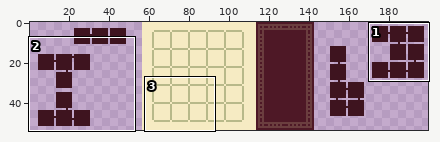
Two versions of one pixel-art file, art_workspace/levels/m_level3.aseprite. Above: a wide view before the commit, with the close-up outlined.
Close-up. Before the edit:
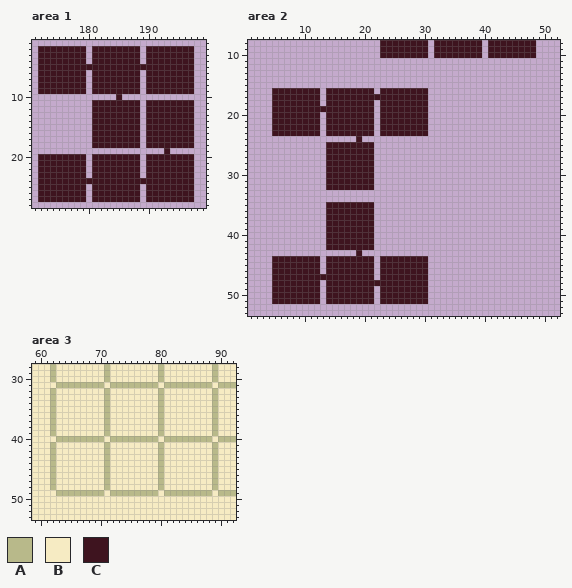
200x54 pixels, 1 frame. Shown: area 1: x 171..199, y 1..28; area 2: x 1..52, y 8..53; area 3: x 59..92, y 28..53. The wide view leaves out empty margins.
Visible layers, top first: "Layer 3", "Layer 1", "Layer 2".
Palette (. is transparent): A #b8b98a  B #f6ebc3  C #3e141f
Pixels before, area 1, first column x 172:
 2 CCCCCCCC.CCCCCCCC.CCCCCCCC
 3 CCCCCCCC.CCCCCCCC.CCCCCCCC
 4 CCCCCCCC.CCCCCCCC.CCCCCCCC
 5 CCCCCCCCCCCCCCCCCCCCCCCCCC
 6 CCCCCCCC.CCCCCCCC.CCCCCCCC
 7 CCCCCCCC.CCCCCCCC.CCCCCCCC
 8 CCCCCCCC.CCCCCCCC.CCCCCCCC
 9 CCCCCCCC.CCCCCCCC.CCCCCCCC
10 .............C............
11 .........CCCCCCCC.CCCCCCCC
12 .........CCCCCCCC.CCCCCCCC
13 .........CCCCCCCC.CCCCCCCC
14 .........CCCCCCCC.CCCCCCCC
15 .........CCCCCCCC.CCCCCCCC
16 .........CCCCCCCC.CCCCCCCC
17 .........CCCCCCCC.CCCCCCCC
18 .........CCCCCCCC.CCCCCCCC
19 .....................C....
20 CCCCCCCC.CCCCCCCC.CCCCCCCC
21 CCCCCCCC.CCCCCCCC.CCCCCCCC
22 CCCCCCCC.CCCCCCCC.CCCCCCCC
23 CCCCCCCC.CCCCCCCC.CCCCCCCC
24 CCCCCCCCCCCCCCCCCCCCCCCCCC
25 CCCCCCCC.CCCCCCCC.CCCCCCCC
26 CCCCCCCC.CCCCCCCC.CCCCCCCC
27 CCCCCCCC.CCCCCCCC.CCCCCCCC
Pixels before, area 2, first column x 5:
 8 ..................CCCCCCCC.CCCCCCCC.CCCCCCCC
 9 ..................CCCCCCCC.CCCCCCCC.CCCCCCCC
10 ..................CCCCCCCC.CCCCCCCC.CCCCCCCC
11 ............................................
12 ............................................
13 ............................................
14 ............................................
15 ............................................
16 CCCCCCCC.CCCCCCCC.CCCCCCCC..................
17 CCCCCCCC.CCCCCCCCCCCCCCCCC..................
18 CCCCCCCC.CCCCCCCC.CCCCCCCC..................
19 CCCCCCCCCCCCCCCCC.CCCCCCCC..................
20 CCCCCCCC.CCCCCCCC.CCCCCCCC..................
21 CCCCCCCC.CCCCCCCC.CCCCCCCC..................
22 CCCCCCCC.CCCCCCCC.CCCCCCCC..................
23 CCCCCCCC.CCCCCCCC.CCCCCCCC..................
24 ..............C.............................
25 .........CCCCCCCC...........................
26 .........CCCCCCCC...........................
27 .........CCCCCCCC...........................
28 .........CCCCCCCC...........................
29 .........CCCCCCCC...........................
30 .........CCCCCCCC...........................
31 .........CCCCCCCC...........................
32 .........CCCCCCCC...........................
33 ............................................
34 ............................................
35 .........CCCCCCCC...........................
36 .........CCCCCCCC...........................
37 .........CCCCCCCC...........................
38 .........CCCCCCCC...........................
39 .........CCCCCCCC...........................
40 .........CCCCCCCC...........................
41 .........CCCCCCCC...........................
42 .........CCCCCCCC...........................
43 ..............C.............................
44 CCCCCCCC.CCCCCCCC.CCCCCCCC..................
45 CCCCCCCC.CCCCCCCC.CCCCCCCC..................
46 CCCCCCCC.CCCCCCCC.CCCCCCCC..................
47 CCCCCCCCCCCCCCCCC.CCCCCCCC..................
48 CCCCCCCC.CCCCCCCCCCCCCCCCC..................
49 CCCCCCCC.CCCCCCCC.CCCCCCCC..................
50 CCCCCCCC.CCCCCCCC.CCCCCCCC..................
51 CCCCCCCC.CCCCCCCC.CCCCCCCC..................
Pixels before, area 3, first column x 59:
28 BBBABBBBBBBBABBBBBBBBABBBBBBBBABBB
29 BBBABBBBBBBBABBBBBBBBABBBBBBBBABBB
30 BBBABBBBBBBBABBBBBBBBABBBBBBBBABBB
31 BBBBAAAAAAAABAAAAAAAABAAAAAAAABAAA
32 BBBABBBBBBBBABBBBBBBBABBBBBBBBABBB
33 BBBABBBBBBBBABBBBBBBBABBBBBBBBABBB
34 BBBABBBBBBBBABBBBBBBBABBBBBBBBABBB
35 BBBABBBBBBBBABBBBBBBBABBBBBBBBABBB
36 BBBABBBBBBBBABBBBBBBBABBBBBBBBABBB
37 BBBABBBBBBBBABBBBBBBBABBBBBBBBABBB
38 BBBABBBBBBBBABBBBBBBBABBBBBBBBABBB
39 BBBABBBBBBBBABBBBBBBBABBBBBBBBABBB
40 BBBBAAAAAAAABAAAAAAAABAAAAAAAABAAA
41 BBBABBBBBBBBABBBBBBBBABBBBBBBBABBB
42 BBBABBBBBBBBABBBBBBBBABBBBBBBBABBB
43 BBBABBBBBBBBABBBBBBBBABBBBBBBBABBB
44 BBBABBBBBBBBABBBBBBBBABBBBBBBBABBB
45 BBBABBBBBBBBABBBBBBBBABBBBBBBBABBB
46 BBBABBBBBBBBABBBBBBBBABBBBBBBBABBB
47 BBBABBBBBBBBABBBBBBBBABBBBBBBBABBB
48 BBBABBBBBBBBABBBBBBBBABBBBBBBBABBB
49 BBBBAAAAAAAABAAAAAAAABAAAAAAAABAAA
50 BBBBBBBBBBBBBBBBBBBBBBBBBBBBBBBBBB
51 BBBBBBBBBBBBBBBBBBBBBBBBBBBBBBBBBB
52 BBBBBBBBBBBBBBBBBBBBBBBBBBBBBBBBBB
53 BBBBBBBBBBBBBBBBBBBBBBBBBBBBBBBBBB
And afterwards:
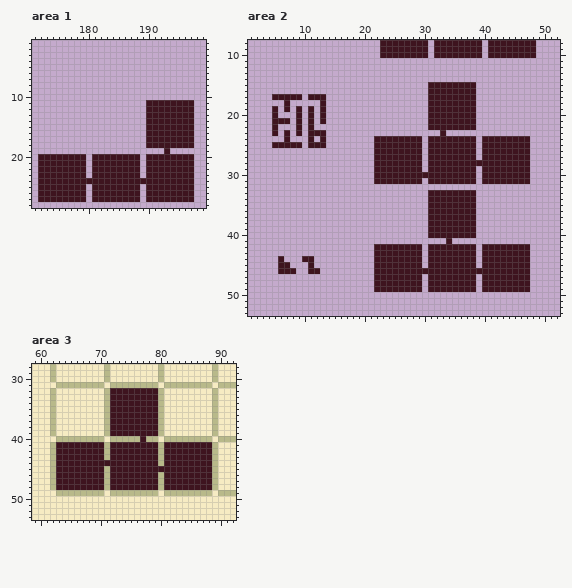
Edits made:
Area 1, layer "Layer 3":
y 2..4: x 172..179 CCCCCCCC -> ........; x 181..188 CCCCCCCC -> ........; x 190..197 CCCCCCCC -> ........
y 5: x 172..197 CCCCCCCCCCCCCCCCCCCCCCCCCC -> ..........................
y 6..9: x 172..179 CCCCCCCC -> ........; x 181..188 CCCCCCCC -> ........; x 190..197 CCCCCCCC -> ........
y 10: x 185 C -> .
y 11..18: x 181..188 CCCCCCCC -> ........
Area 2, layer "Layer 3":
y 15: x 31..38 ........ -> CCCCCCCC
y 16: x 5..12 CCCCCCCC -> ........; x 14..21 CCCCCCCC -> ........; x 23..38 CCCCCCCC........ -> ........CCCCCCCC
y 17: x 10 C -> .; x 13..38 .CCCCCCCCCCCCCCCCC........ -> C.................CCCCCCCC
y 18: x 5..6 CC -> ..; x 8..21 CCCCC.CCCCCCCC -> .....C........; x 23..38 CCCCCCCC........ -> ........CCCCCCCC
y 19: x 6 C -> .; x 8 C -> .; x 10 C -> .; x 12 C -> .; x 14..21 CCCCCCCC -> ........; x 23..38 CCCCCCCC........ -> ........CCCCCCCC
y 20: x 6..8 CCC -> ...; x 10 C -> .; x 12..21 C.CCCCCCCC -> .C........; x 23..38 CCCCCCCC........ -> ........CCCCCCCC
y 21: x 8 C -> .; x 10 C -> .; x 12..21 C.CCCCCCCC -> .C........; x 23..38 CCCCCCCC........ -> ........CCCCCCCC
y 22: x 6..8 CCC -> ...; x 10 C -> .; x 12 C -> .; x 14..21 CCCCCCCC -> ........; x 23..38 CCCCCCCC........ -> ........CCCCCCCC
y 23: x 6 C -> .; x 8 C -> .; x 10 C -> .; x 13..21 .CCCCCCCC -> C........; x 23..30 CCCCCCCC -> ........; x 33 . -> C
y 24: x 7 . -> C; x 11 . -> C; x 13 . -> C; x 19 C -> .; x 22..29 ........ -> CCCCCCCC; x 31..38 ........ -> CCCCCCCC; x 40..47 ........ -> CCCCCCCC
y 25: x 5..9 ..... -> CCCCC; x 11..29 ...CCCCCCCC........ -> CCC........CCCCCCCC; x 31..38 ........ -> CCCCCCCC; x 40..47 ........ -> CCCCCCCC
y 26..27: x 14..29 CCCCCCCC........ -> ........CCCCCCCC; x 31..38 ........ -> CCCCCCCC; x 40..47 ........ -> CCCCCCCC
y 28: x 14..29 CCCCCCCC........ -> ........CCCCCCCC; x 31..47 ................. -> CCCCCCCCCCCCCCCCC
y 29: x 14..29 CCCCCCCC........ -> ........CCCCCCCC; x 31..38 ........ -> CCCCCCCC; x 40..47 ........ -> CCCCCCCC
y 30: x 14..38 CCCCCCCC................. -> ........CCCCCCCCCCCCCCCCC; x 40..47 ........ -> CCCCCCCC
y 31: x 14..29 CCCCCCCC........ -> ........CCCCCCCC; x 31..38 ........ -> CCCCCCCC; x 40..47 ........ -> CCCCCCCC
y 32: x 14..21 CCCCCCCC -> ........
y 33..34: x 31..38 ........ -> CCCCCCCC
y 35..40: x 14..21 CCCCCCCC -> ........; x 31..38 ........ -> CCCCCCCC
y 41: x 14..21 CCCCCCCC -> ........; x 34 . -> C
y 42: x 14..29 CCCCCCCC........ -> ........CCCCCCCC; x 31..38 ........ -> CCCCCCCC; x 40..47 ........ -> CCCCCCCC
y 43: x 19 C -> .; x 22..29 ........ -> CCCCCCCC; x 31..38 ........ -> CCCCCCCC; x 40..47 ........ -> CCCCCCCC
y 44: x 5 C -> .; x 7..9 CCC -> ...; x 12 C -> .; x 14..22 CCCCCCCC. -> ........C; x 30..38 C........ -> .CCCCCCCC; x 40..47 ........ -> CCCCCCCC
y 45: x 5 C -> .; x 8..10 CCC -> ...; x 12 C -> .; x 14..22 CCCCCCCC. -> ........C; x 30..38 C........ -> .CCCCCCCC; x 40..47 ........ -> CCCCCCCC
y 46: x 5 C -> .; x 9..10 CC -> ..; x 14..22 CCCCCCCC. -> ........C; x 31..47 ................. -> CCCCCCCCCCCCCCCCC
y 47: x 5..22 CCCCCCCCCCCCCCCCC. -> .................C; x 30..38 C........ -> .CCCCCCCC; x 40..47 ........ -> CCCCCCCC
y 48: x 5..12 CCCCCCCC -> ........; x 14..21 CCCCCCCC -> ........; x 30..38 C........ -> .CCCCCCCC; x 40..47 ........ -> CCCCCCCC
y 49: x 5..12 CCCCCCCC -> ........; x 14..22 CCCCCCCC. -> ........C; x 30..38 C........ -> .CCCCCCCC; x 40..47 ........ -> CCCCCCCC
y 50..51: x 5..12 CCCCCCCC -> ........; x 14..21 CCCCCCCC -> ........; x 23..30 CCCCCCCC -> ........
Area 3, layer "Layer 3":
y 32..39: x 72..79 BBBBBBBB -> CCCCCCCC
y 40: x 77 A -> C
y 41..43: x 63..70 BBBBBBBB -> CCCCCCCC; x 72..79 BBBBBBBB -> CCCCCCCC; x 81..88 BBBBBBBB -> CCCCCCCC
y 44: x 63..79 BBBBBBBBABBBBBBBB -> CCCCCCCCCCCCCCCCC; x 81..88 BBBBBBBB -> CCCCCCCC
y 45: x 63..70 BBBBBBBB -> CCCCCCCC; x 72..88 BBBBBBBBABBBBBBBB -> CCCCCCCCCCCCCCCCC
y 46..48: x 63..70 BBBBBBBB -> CCCCCCCC; x 72..79 BBBBBBBB -> CCCCCCCC; x 81..88 BBBBBBBB -> CCCCCCCC
Where, in picture pixels (left, top, right, bottom), the same in both close-ups:
erased: (38, 46, 194, 148)
changed: (272, 82, 530, 304)
changed: (56, 388, 212, 490)
